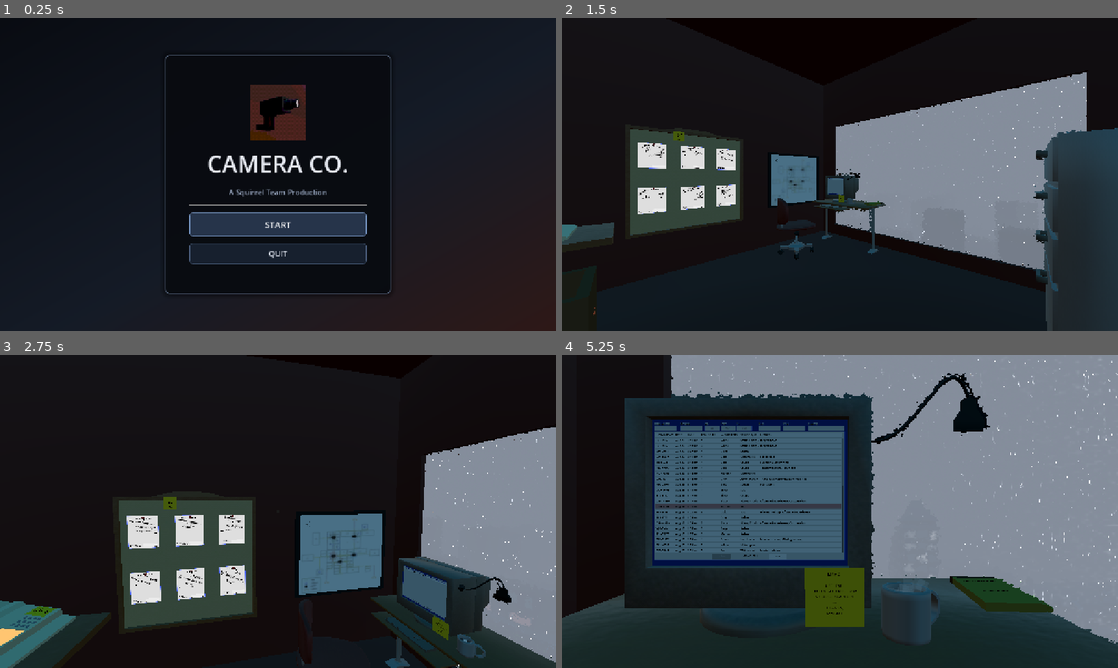
Above: before the commit, frames 1-4 (two rows, left to right).
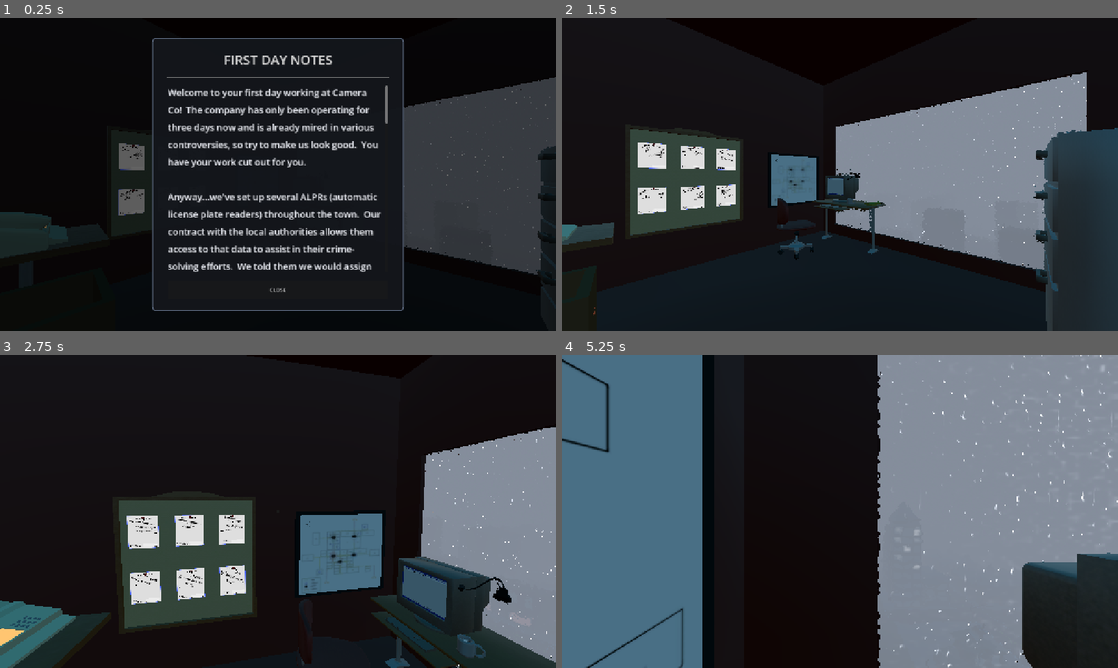
Above: after the commit, the same moments.

Repository: Ciph3rzer0/brackeys-2026.2-trust-no-one
Game: Godot game, scene res://scenes/city.tscn
The game is run twice, just before and just after one commit, with the same random seed, the same clock (stepped at 60 frames per second) and the same inputs. Before the commit the project starts from res://ui/StartMenu.tscn.
Inputs (mouse positions are in pixels of both pictures, inside the frame that each line leads up to):
- Up to frame 1 (0.25 s): no input
- Up to frame 2 (1.5 s): click (840, 224) at 0.5 s, where only the run before the commit has a clickable "START"; tap Enter at 1.25 s; move the mouse to (962, 158) at 1.27 s; hold D (pc_right) from 1.28 s (still down); hold E (pc_interact) from 1.28 s (still down); click (962, 158) at 1.42 s
- Up to frame 3 (2.75 s): tap Space at 1.52, 1.82, 2.27, 2.57 s; move the mouse to (250, 511) at 2.02 s; release D (pc_right) at 2.03 s; release E (pc_interact) at 2.03 s; hold W (pc_forward) from 2.03 s (still down); tap E (pc_interact) at 2.1 s; click (250, 511) at 2.17 s
- Up to frame 4 (5.25 s): move the mouse to (851, 505) at 2.77 s; hold Ctrl 2.78-3.53 s; click (851, 505) at 2.92 s; tap E (pc_interact) at 3.05, 3.8, 4.25, 5.1 s; move the mouse to (834, 517) at 3.52 s; tap Shift at 3.6 s; click (834, 517) at 3.67 s; tap Space at 3.77, 4.07, 4.52, 4.82 s; move the mouse to (1006, 558) at 4.27 s; release W (pc_forward) at 4.28 s; hold A (pc_left) 4.28-5.03 s; hold E (pc_interact) 4.28-5.03 s; click (1006, 558) at 4.42 s; tap Escape (ui_cancel) at 4.9 s; move the mouse to (795, 508) at 5.02 s; hold W (pc_forward) from 5.03 s (still down); click (795, 508) at 5.17 s

The runs differ from the first frame. In frame 1, 49% of the frame differs, in the area x 0-100%, y 0-100%; in frame 2, less than 0.1%; in frame 3, 0.4%; in frame 4, 63%.

Commit message:
just skipped the start menu and initialized city scene with the tutorial modal open

Diff:
--- a/autoloads/game_manager.gd
+++ b/autoloads/game_manager.gd
@@ -5,7 +5,7 @@
 var player: Player
 var database: Database
 var is_database_ready := false
-var _first_day_notes_requested := false
+var _first_day_notes_requested := true
 
 
 func request_first_day_notes() -> void:
@@ -39,7 +39,7 @@
 
 
 func _load_database_after_first_draw() -> void:
-	# Let the start menu reach the screen before doing any CSV parsing.
+	# Let the initial scene reach the screen before doing any CSV parsing.
 	await get_tree().process_frame
 	if DisplayServer.get_name() != "headless":
 		await RenderingServer.frame_post_draw
--- a/project.godot
+++ b/project.godot
@@ -11,7 +11,7 @@
 [application]
 
 config/name="Brackeys-Trust No One"
-run/main_scene="uid://xegybr8jnngu"
+run/main_scene="uid://dwoulkmsgbok7"
 config/features=PackedStringArray("4.7", "GL Compatibility")
 config/icon="uid://c6t3oxng53jc8"
 
--- a/scenes/corkboard.tscn
+++ b/scenes/corkboard.tscn
@@ -29,6 +29,7 @@
 
 [node name="memo" type="MeshInstance3D" parent="corkboard2" unique_id=1757999416]
 transform = Transform3D(-0.0025691744, -0.091785185, 0, 0.091785185, -0.0025691744, 0, 0, 0, 0.091821134, -0.010012686, 1.303595, -0.47683355)
+visible = false
 mesh = SubResource("PlaneMesh_iwwb2")
 
 [node name="Label3D" type="Label3D" parent="corkboard2/memo" unique_id=512820567]
--- a/scenes/faxMachine.tscn
+++ b/scenes/faxMachine.tscn
@@ -17,7 +17,7 @@
 [node name="FaxMachine" type="Node3D" unique_id=1072937977 groups=["Interactable"]]
 script = ExtResource("3_fax_script")
 
-[node name="FaxSound" type="AudioStreamPlayer3D" parent="."]
+[node name="FaxSound" type="AudioStreamPlayer3D" parent="." unique_id=423545048]
 stream = ExtResource("4_fax_sound")
 bus = &"SFX"
 
@@ -29,6 +29,7 @@
 
 [node name="MeshInstance3D" type="MeshInstance3D" parent="." unique_id=123083281]
 transform = Transform3D(0.08799273, -0.026237383, 0, 0.026237383, 0.08799273, 0, 0, 0, 0.09182114, -0.014278889, 1.2457428, 0.37750444)
+visible = false
 mesh = SubResource("PlaneMesh_h45xw")
 
 [node name="Label3D" type="Label3D" parent="MeshInstance3D" unique_id=751628693]
--- a/scenes/office.tscn
+++ b/scenes/office.tscn
@@ -289,6 +289,7 @@
 
 [node name="computer_post-it" type="MeshInstance3D" parent="work area/computerAccessories" unique_id=1240021870]
 transform = Transform3D(1.1301334e-10, 4.037465e-09, -0.09240261, 0.09236643, -0.0025854437, 0, -0.0025854434, -0.09236642, -4.039046e-09, -0.83090734, 0.7116282, 4.9844313)
+visible = false
 mesh = SubResource("PlaneMesh_jp1e5")
 
 [node name="Label3D" type="Label3D" parent="work area/computerAccessories/computer_post-it" unique_id=614372332]
--- a/scripts/player.gd
+++ b/scripts/player.gd
@@ -50,7 +50,10 @@
 func _input(event: InputEvent) -> void:
 	if event.is_action_pressed("ui_cancel"):
 		set_mouse_free(!is_mouse_free)
+		if _mounted_object and !is_mouse_free:
+			_release_input_viewport_focus()
 		get_viewport().set_input_as_handled()
+		return
 
 	if is_mouse_free: return
 	if event is InputEventMouseMotion:
@@ -104,6 +107,14 @@
 	return null
 
 
+func _has_focused_text_input() -> bool:
+	var focused_viewport := find_focused_viewport()
+	if !focused_viewport:
+		return false
+	var focused_control := focused_viewport.gui_get_focus_owner()
+	return focused_control is LineEdit or focused_control is TextEdit
+
+
 func register_input_viewport(viewport: SubViewport) -> void:
 	if is_instance_valid(viewport) and !viewports.has(viewport):
 		viewports.append(viewport)
@@ -153,10 +164,18 @@
 func dismount():
 	var previous_mount := _mounted_object
 	_mounted_object = null
+	_release_input_viewport_focus()
 	change_fov(75.0, 0.05)
 	set_mouse_free(false)
 	if previous_mount:
 		previous_mount.notify_dismounted()
+
+
+func _release_input_viewport_focus() -> void:
+	for viewport in viewports:
+		if is_instance_valid(viewport):
+			viewport.gui_release_focus()
+	_active_input_viewport = null
 
 
 var fov_tween: Tween
@@ -181,8 +200,15 @@
 	var interactable := get_faced_interactable()
 	var available_mount := get_available_mount() if !_mounted_object else null
 	var prompt_target: Node = interactable if interactable else available_mount
-	interaction_prompt.visible = !_mounted_object and !is_mouse_free and prompt_target != null
-	if interaction_prompt.visible:
+	if _mounted_object:
+		interaction_prompt.visible = true
+		if is_mouse_free:
+			interaction_prompt.text = "tab — free look"
+		else:
+			interaction_prompt.text = "wasd — stand up    tab — use cursor"
+	else:
+		interaction_prompt.visible = !is_mouse_free and prompt_target != null
+	if interaction_prompt.visible and !_mounted_object:
 		if prompt_target.has_method("get_interaction_text"):
 			interaction_prompt.text = prompt_target.get_interaction_text(self)
 		else:
@@ -274,8 +300,9 @@
 func _physics_process(delta: float) -> void:
 	var input_dir = Input.get_vector( "pc_right", "pc_left", "pc_back" ,"pc_forward")
 
-	# If the player moves while camera is locked (look mode), dismount
-	if !is_mouse_free and !input_dir.is_zero_approx():
+	# Preserve movement letters while a text field is active. Once text entry
+	# finishes, the same movement press stands the player up and moves them.
+	if _mounted_object and !input_dir.is_zero_approx() and !_has_focused_text_input():
 		dismount()
 
 	# No player movement while mounted
--- a/ui/crime-report/crime_report.gd
+++ b/ui/crime-report/crime_report.gd
@@ -38,8 +38,18 @@
 
 func _on_submit_button_pressed() -> void:
 	var plate := get_plate_entry()
+	if plate.strip_edges().is_empty():
+		%PlateEntryStatus.add_theme_color_override("font_color", Color(0.7, 0.04, 0.04))
+		%PlateEntryStatus.text = "Enter a license plate before finishing."
+		%PlateEntryStatus.show()
+		return
+
 	QuestSystem.submit_plate_to_quest(quest, plate)
 	print("Submitted ", plate)
+	plate_entry.release_focus()
+	%PlateEntryStatus.add_theme_color_override("font_color", Color(0.18, 0.42, 0.2))
+	%PlateEntryStatus.text = "Plate entry complete — use WASD to stand."
+	%PlateEntryStatus.show()
 
 func _on_plate_entry_text_edit_text_submitted(_new_text: String) -> void:
 	_on_submit_button_pressed()
@@ -47,6 +57,7 @@
 
 
 func _on_plate_entry_text_changed(new_text: String) -> void:
+	%PlateEntryStatus.hide()
 	_normalize_plate_entry(new_text)
 
 
--- a/ui/crime-report/crime_report.tscn
+++ b/ui/crime-report/crime_report.tscn
@@ -148,5 +148,15 @@
 backspace_deletes_composite_character_enabled = true
 caret_blink = true
 
+[node name="PlateEntryStatus" type="Label" parent="ScrollContainer/MarginContainer/VBoxContainer" unique_id=145833196]
+visible = false
+unique_name_in_owner = true
+layout_mode = 2
+theme_override_colors/font_color = Color(0.18, 0.42, 0.2, 1)
+theme_override_font_sizes/font_size = 16
+text = "Plate entry complete — use WASD to stand."
+horizontal_alignment = 2
+autowrap_mode = 2
+
 [connection signal="text_submitted" from="ScrollContainer/MarginContainer/VBoxContainer/MarginContainer/HBoxContainer/PlateEntryTextEdit" to="." method="_on_plate_entry_text_edit_text_submitted"]
 [connection signal="text_changed" from="ScrollContainer/MarginContainer/VBoxContainer/MarginContainer/HBoxContainer/PlateEntryTextEdit" to="." method="_on_plate_entry_text_changed"]
--- a/ui/town_rules_menu.tscn
+++ b/ui/town_rules_menu.tscn
@@ -90,11 +90,11 @@
 2) no overnight parking in town outside of residences
 3) no U-turns
 
-The cops in this town are a bit dim, so some of the reports they submit won't take a genius to resolve.  Just use the computer over there to access our database, and use the city map next to it to deduce a suspect.  Feel free to take police reports off the board on the wall in any order you'd like and clip them to the computer while you work.  Gloria can come in to pin more reports if you start running low.  When you find a poor sap to accuse, just write down their license plate number on the report and fax it back to the police.
+It's not hard to use our system.  Take a police report off the board in any order you'd like and clip it to the computer while you work. Then sit at the computer to access the database.  Check out the city map on the wall it to deduce a suspect based on clues in the report and the database.  When you find a poor sap to accuse, just write down their license plate number on the report and fax it back to the police.  Gloria can come in to pin more reports if you start running low.
 
-We are, of course, not financially liable for how they act on that information. And you are also free to store reports in the trash box on the floor when you are stumped.  But, like I alluded to earlier, I don't know that our image can tolerate the weight of *too* many more blemishes.
+We are, of course, not financially liable for how the police act on your accusations, and you are also free to store reports you don't like in the trash box on the floor.  But, like I alluded to earlier, I don't know that our image can tolerate the weight of *too* many more lawsuits from the misuse of our system.
 
-Impress me and we'll talk about your career prospects going forward."
+Complete all the forms (either faxed or trashed) and we'll talk about your career prospects going forward."
 autowrap_mode = 2
 
 [node name="CloseButton" type="Button" parent="Dimmer/CenterContainer/PanelContainer/MarginContainer/VBoxContainer" unique_id=1303329150]
Not shown: 1 places in scenes/faxMachine.tscn that only renumber resources
Not shown: 1 places in scenes/office.tscn that only renumber resources
